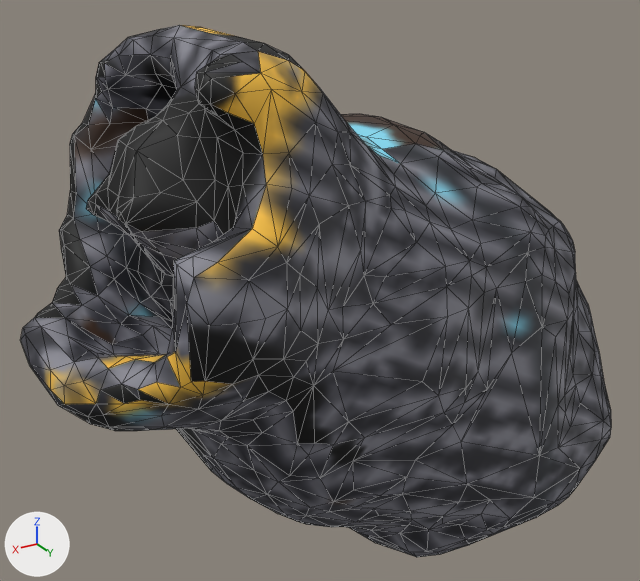
A saved change to the glTF model www/proto3d/models/beth/equipment/fitted/elira/elira_chain_epic_glove_R.glb.
Both versions are drawn from a 50 mm camera at (-0.301, 0.097, 1.216) aimed at (-0.503, -0.24, 1.048). The axes (+X, +Y, +Z) are drawn at lower left. The lights are the same throughout. The picture after the commit comes second. Mesh edges are drawn as thin lines. Vertices at exactly the same position are counted once.

In view in the first picture: 'elira_chain_epic_glove_R'.
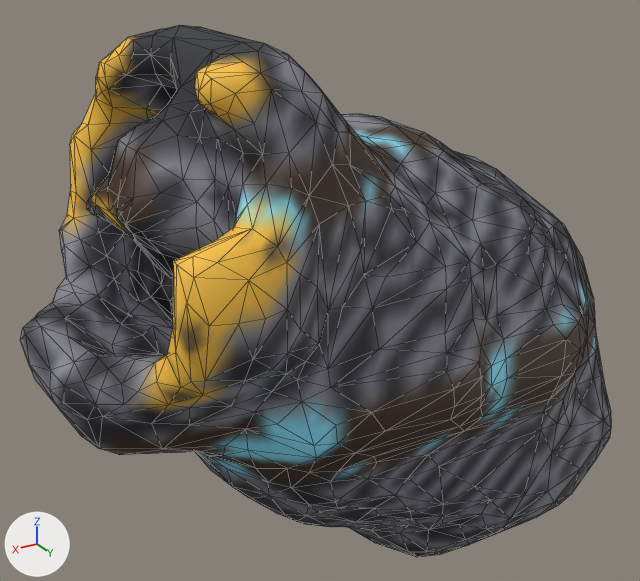
Changed parts and their boxes [x1, y1, x2, y2] in the pictures (640 x 581 px; the box of a moved part takes in the faces that stretch with it):
'elira_chain_epic_glove_R', reshaped
    before: [21, 25, 611, 557]
    after: [20, 25, 611, 557]
part 1 of me_elira_chain_epic_glove_r_hi_001, moved or reshaped
    before: [22, 220, 604, 522]
    after: [21, 219, 604, 522]
part 2 of me_elira_chain_epic_glove_r_hi_001, surface changed
    both: [21, 25, 611, 557]

Edits to the bpy script that builds the scene:
```text
Change me_elira_chain_epic_glove_r_hi_001:
    where me_elira_chain_epic_glove_r_hi_001.from_pydata(...)  # 1772 vertices, 3540 faces; spans x -0.664..-0.357, y -0.334..-0.126, z 0.898..1.175
    used by ob_elira_chain_epic_glove_r; location = (0.0, 0.0, 0.0)
    me_elira_chain_epic_glove_r_hi_001 part 1: 29 vertices moved from x -0.661..-0.378, y -0.299..-0.129, z 0.98..1.084 to x -0.661..-0.376, y -0.299..-0.129, z 0.981..1.084; 171 vertices removed from x -0.664..-0.359, y -0.318..-0.13, z 0.911..1.091; 178 vertices added at x -0.664..-0.359, y -0.318..-0.129, z 0.91..1.09
    me_elira_chain_epic_glove_r_hi_001 part 2: 2925 kept faces spanning x -0.664..-0.357, y -0.334..-0.126, z 0.898..1.175 get new texture (UV) coordinates
```
